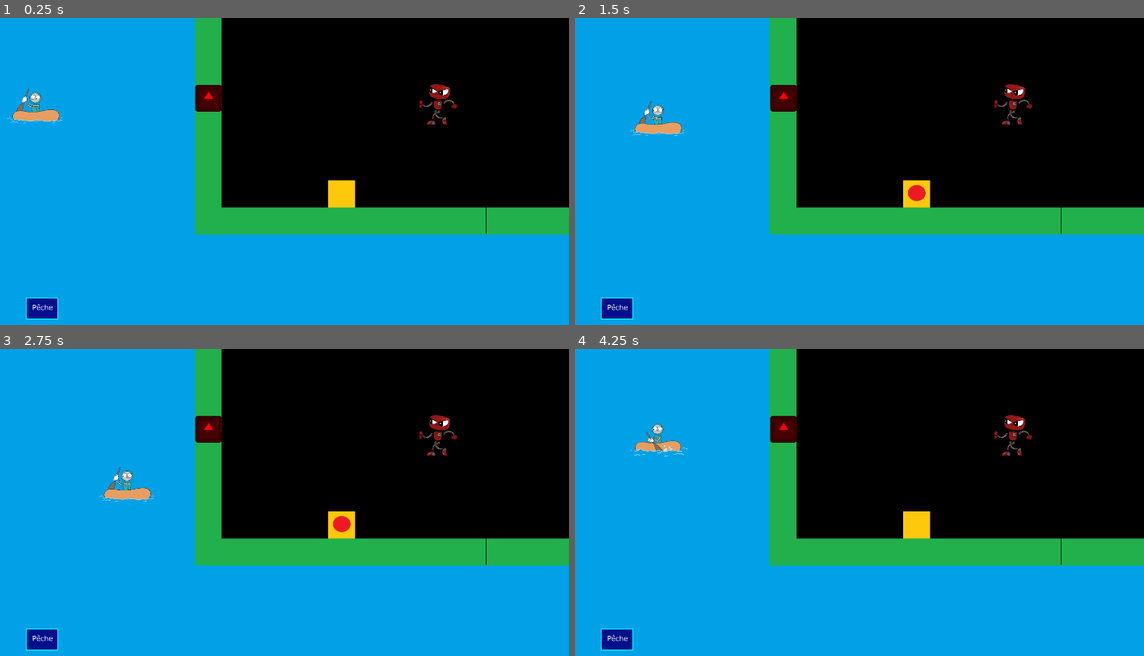
Above: before the commit, frames 1-4 (two rows, left to right).
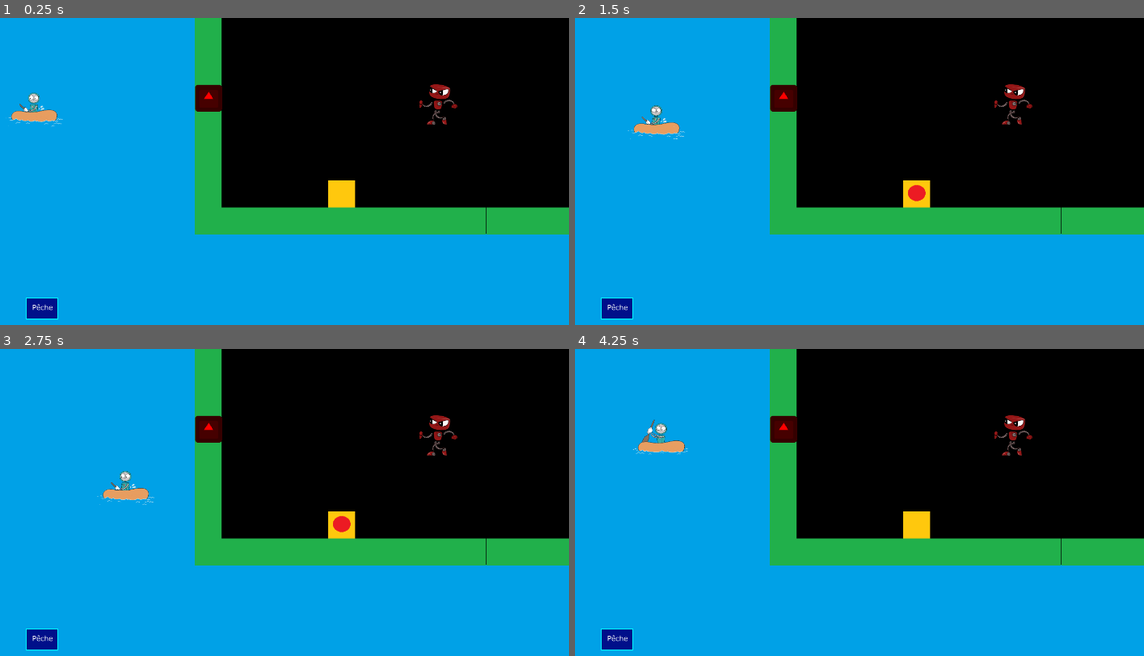
Above: after the commit, the same moments.

Repository: Majimo/FishAndShip
Game: Godot game, scene res://scenes/MainWorld.tscn
The game is run twice, just before and just after one commit, with the same random seed, the same clock (stepped at 60 frames per second) and the same inputs. The engine's default icon, where the game draws it, is replaced by a stand-in: a white triangle on a blue panel in a dark square.
Inputs:
- Up to frame 1 (0.25 s): no input
- Up to frame 2 (1.5 s): hold Right (ui_right) 0.53-1.28 s; hold Down (ui_down) from 1.28 s (still down)
- Up to frame 3 (2.75 s): release Down (ui_down) at 2.03 s; hold Right (ui_right) from 2.03 s (still down)
- Up to frame 4 (4.25 s): release Right (ui_right) at 2.78 s; hold Up (ui_up) 2.78-3.53 s; hold Left (ui_left) from 3.53 s (still down)

The runs differ from the first frame. In frame 1, 0.3% of the frame differs, in the area x 1-12%, y 22-36%; in frame 2, 0.3%; in frame 3, 0.3%; in frame 4, 0.4%, in the area x 9-20%, y 22-36%.

Commit message:
zone réparée passe de burn à repaired

Diff:
--- a/scenes/MainWorld.tscn
+++ b/scenes/MainWorld.tscn
@@ -40,3 +40,4 @@
 "zoneAReparer",
 ] instance=ExtResource( 8 )]
 position = Vector2( 996.065, 418.72 )
+[connection signal="repairModule" from="Players/Perso2" to="ZoneAReparer" method="_on_Perso2_repairModule"]
--- a/scenes/Perso.tscn
+++ b/scenes/Perso.tscn
@@ -81,8 +81,6 @@
 scale = Vector2( 0.4, 0.4 )
 frames = SubResource( 10 )
 animation = "bibou_rame"
-frame = 2
-playing = true
 
 [node name="Timer" type="Timer" parent="."]
 
--- a/scenes/ZoneAReparer.tscn
+++ b/scenes/ZoneAReparer.tscn
@@ -1,10 +1,17 @@
-[gd_scene load_steps=5 format=2]
+[gd_scene load_steps=7 format=2]
 
 [ext_resource path="res://assets/repair.png" type="Texture" id=1]
 [ext_resource path="res://assets/repair_burn.png" type="Texture" id=2]
+[ext_resource path="res://scripts/ZoneAReparer.gd" type="Script" id=3]
+[ext_resource path="res://assets/repaired.png" type="Texture" id=4]
 
 [sub_resource type="SpriteFrames" id=1]
 animations = [ {
+"frames": [ ExtResource( 4 ) ],
+"loop": true,
+"name": "repaired",
+"speed": 5.0
+}, {
 "frames": [ ExtResource( 1 ), ExtResource( 2 ) ],
 "loop": true,
 "name": "burn",
@@ -15,10 +22,11 @@
 extents = Vector2( 41.4006, 40.4497 )
 
 [node name="ZoneAReparer" type="Area2D"]
+script = ExtResource( 3 )
 
 [node name="AnimatedSprite" type="AnimatedSprite" parent="."]
 frames = SubResource( 1 )
-animation = "burn"
+animation = "repaired"
 playing = true
 
 [node name="CollisionShape2D" type="CollisionShape2D" parent="." groups=[
@@ -26,3 +34,6 @@
 ]]
 visible = false
 shape = SubResource( 2 )
+
+[node name="Timer" type="Timer" parent="."]
+[connection signal="timeout" from="Timer" to="." method="_on_Timer_timeout"]
--- a/scripts/AbstractPerso.gd
+++ b/scripts/AbstractPerso.gd
@@ -5,7 +5,7 @@
 func _on_Timer_timeout():
 	speed = 150
 
-func actionPersoAvecAttente(action):
+func actionPersoAvecAttente(action, time = 1):
 	print(action)
 	speed = 0
-	$Timer.start()
+	$Timer.start(time)
--- a/scripts/Perso2.gd
+++ b/scripts/Perso2.gd
@@ -1,4 +1,6 @@
 extends "res://scripts/AbstractPerso.gd"
+
+signal repairModule
 
 func _ready():
 	$Sprite.play("pouik_marche")
@@ -18,7 +20,8 @@
 
 func _on_Area2D_area_entered(area):
 	if area.is_in_group('zoneAReparer'):
-		actionPersoAvecAttente('Hop hop, on répare')
+		actionPersoAvecAttente('Hop hop, on répare', 2)
+		emit_signal("repairModule")
 
 func _on_Area2D_area_entered_drop(area):
 	if area.is_in_group('dropZone'):
--- /dev/null
+++ b/scripts/ZoneAReparer.gd
@@ -0,0 +1,10 @@
+extends Area2D
+
+func _ready():
+	$AnimatedSprite.play('burn')
+
+func _on_Perso2_repairModule():
+	$Timer.start(2)
+
+func _on_Timer_timeout():
+	$AnimatedSprite.play('repaired')
Binary file added: assets/repaired.png
Not shown, added: assets/repaired.png.import
